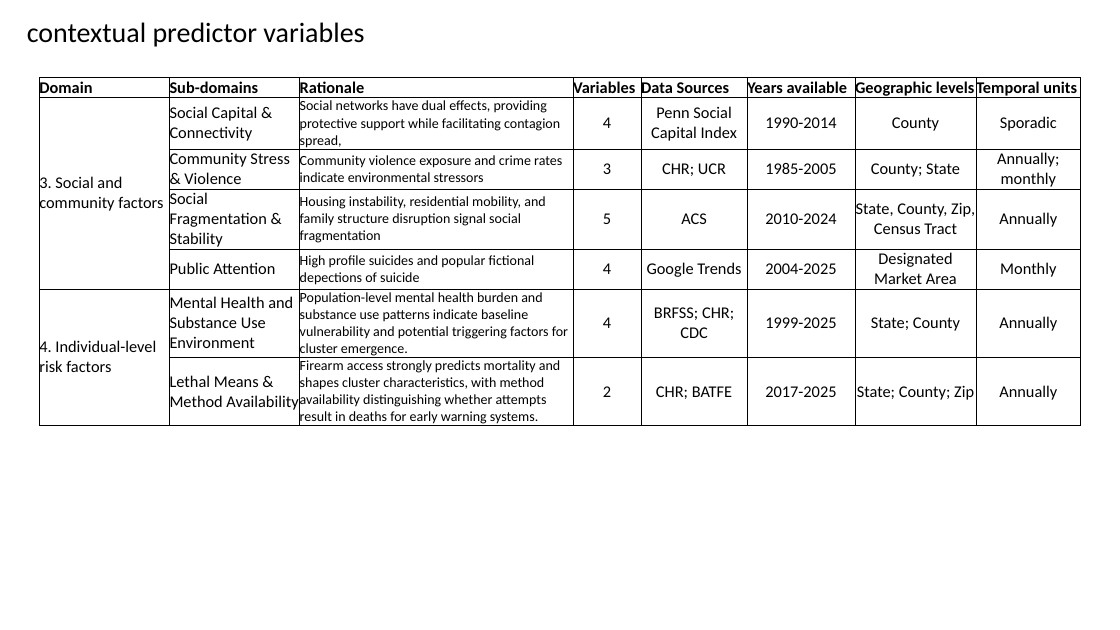
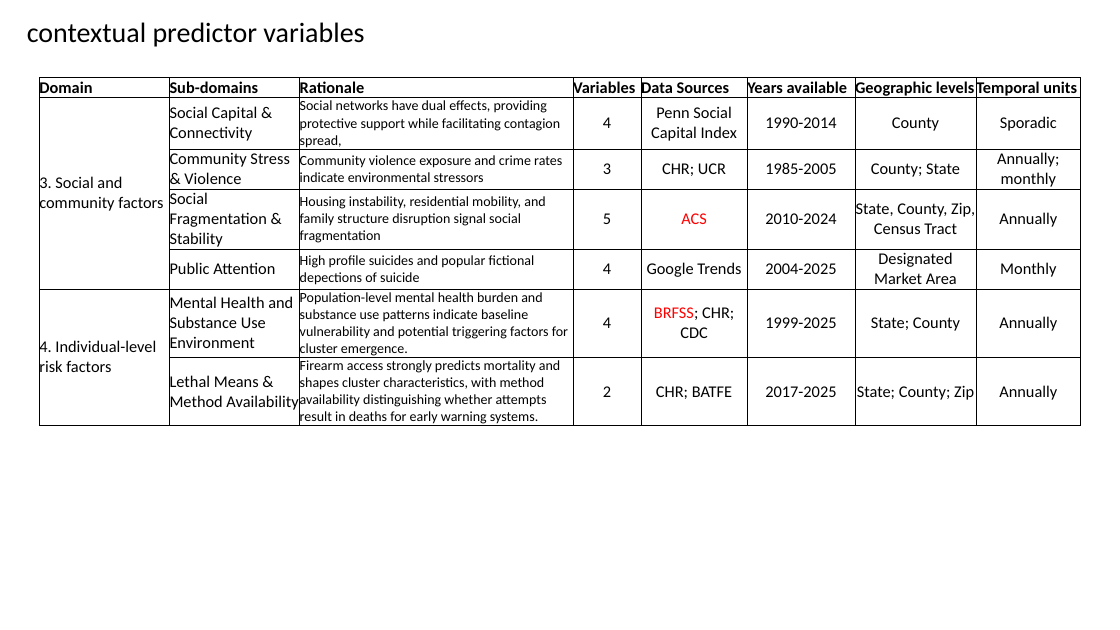
Before and after one commit to MatteoPS/suicide_forecasting, a slide deck: slide 3 of docs/Suicide_forcasting_note_slides.pptx. Drawn at 1120x630 pixels with LibreOffice and Linux fonts; fonts in the diff are those of the drawing. Boxes give left, top, right and bottom in pixels: in the first picture for what was removed or moved away, otherwise in the second. Text is boxed around its words. In the diff, an @@ line names an element or a change of style, - is before the commit and + after.

```diff
--- a/docs/Suicide_forcasting_note_slides.pptx
+++ b/docs/Suicide_forcasting_note_slides.pptx
@@ table at [39,77,1080,430] @@
@@ text colour #000000 to #FF0000 in "ACS", "BRFSS;" @@
```
Also in this commit, not shown: 1 other slide changed.
